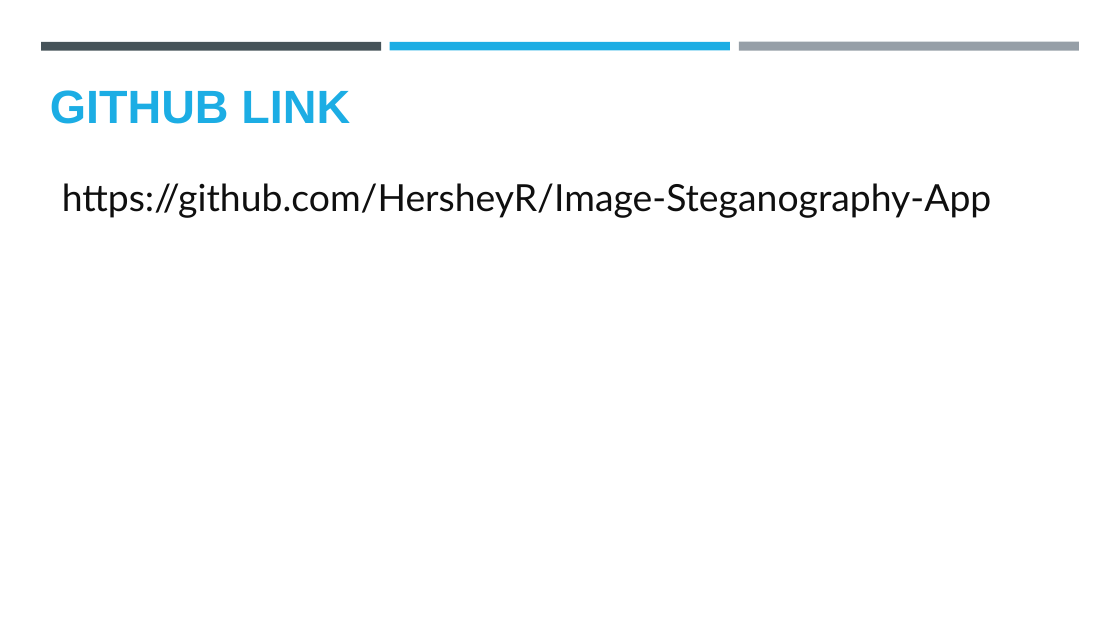
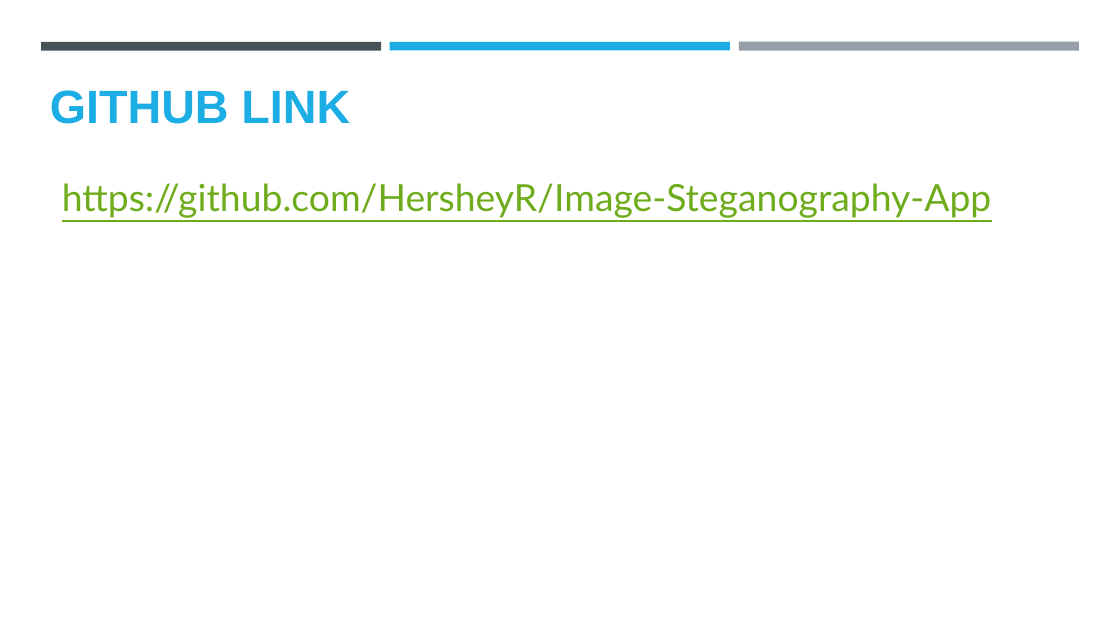
Before and after one commit to HersheyR/Image-Steganography-App, a slide deck: slide 10 of Harshini_R_SteganographyApp.pptx. Drawn at 1120x630 pixels with LibreOffice and Linux fonts; fonts in the diff are those of the drawing; background and template pictures are left out. Boxes give left, top, right and bottom in pixels: in the first picture for what was removed or moved away, otherwise in the second. Text is boxed around its words. In the diff, an @@ line names an element or a change of style, - is before the commit and + after.

Commit message:
Update

```diff
--- a/Harshini_R_SteganographyApp.pptx
+++ b/Harshini_R_SteganographyApp.pptx
@@ text "https://github.com/HersheyR/Image-Steganography-App" at (62, 183, 992, 218): text colour #0F0F0F to #6EAC1C, underline on @@
```
